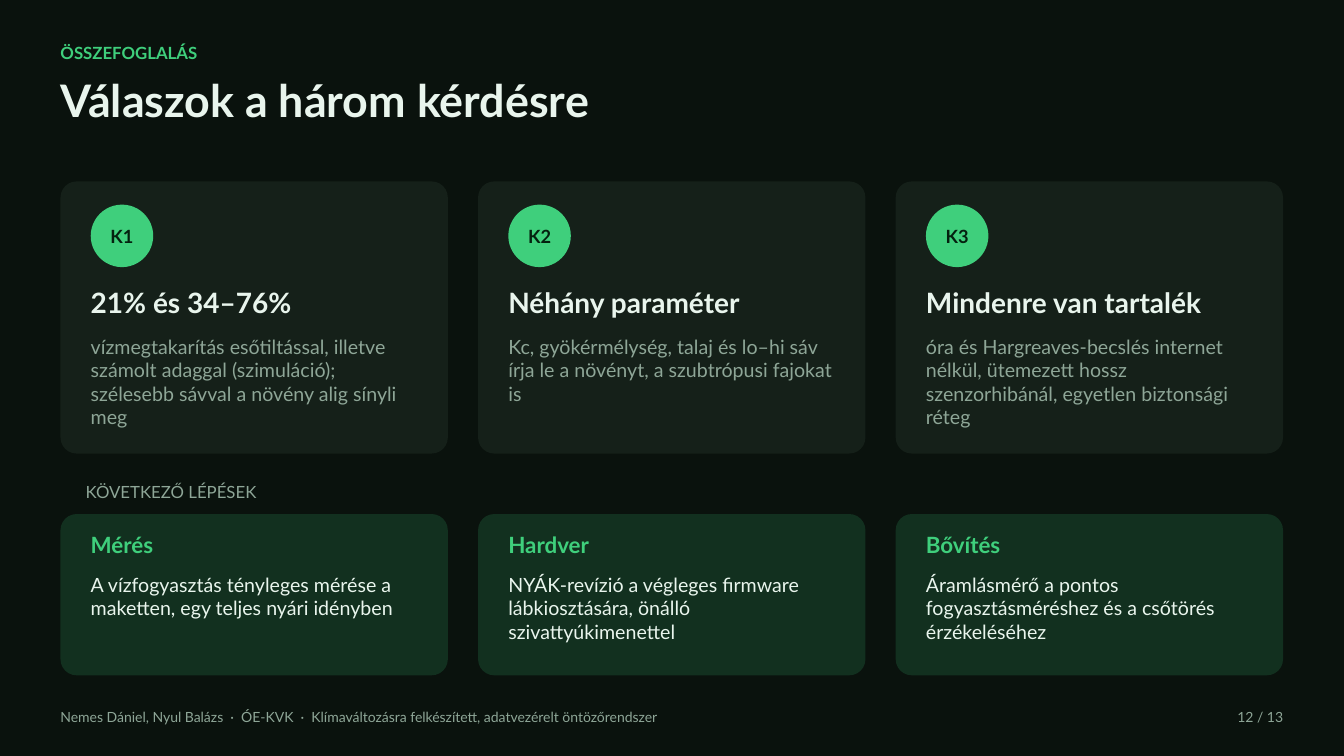
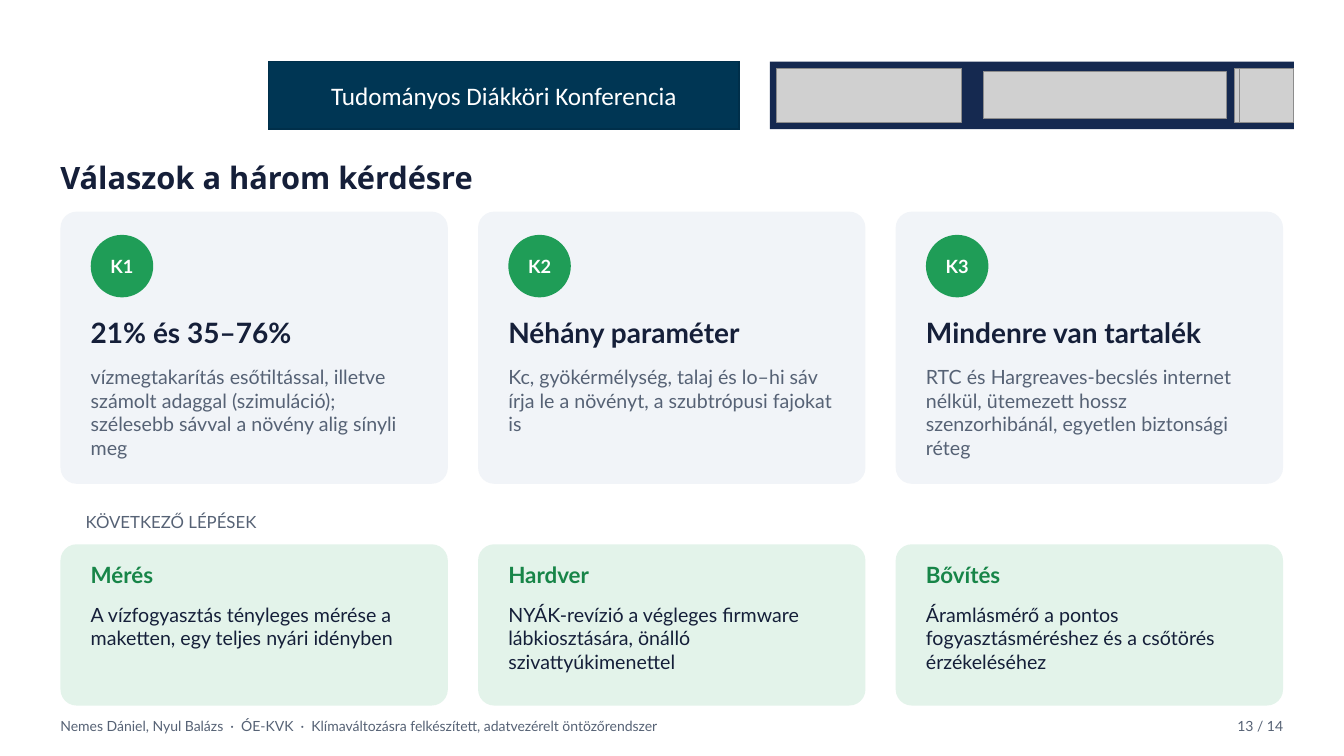
Before and after one commit to CITROMOSEPER/4-zone-irrigation-system-2026-TDK-Project, a slide deck: slide 13 of TDK_prezentacio_ND_NyB.pptx (slide 12 before the commit). Drawn at 1344x756 pixels with LibreOffice and Linux fonts; fonts in the diff are those of the drawing; grey boxes stand for pictures; background and template pictures are left out. Boxes give left, top, right and bottom in pixels: in the first picture for what was removed or moved away, otherwise in the second. Text is boxed around its words. In the diff, an @@ line names an element or a change of style, - is before the commit and + after.

```diff
--- a/TDK_prezentacio_ND_NyB.pptx
+++ b/TDK_prezentacio_ND_NyB.pptx
@@ background #0A120D to #FFFFFF at 36% opacity @@
@@ text removed at [60,45,197,59] @@
-ÖSSZEFOGLALÁS
@@ rectangle added at [269,62,740,129], fill #003654, outline #002F4A 1 pt, 18 pt, text #FFFFFF @@
+Tudományos Diákköri Konferencia
@@ rectangle added at [770,62,1295,129], fill #152950 @@
@@ picture added at [776,69,962,122] @@
@@ picture added at [983,72,1226,119] @@
@@ picture added at [1234,69,1288,122] @@
@@ picture added at [1240,69,1294,122] @@
@@ text "Válaszok a három kérdésre": place and size @@
-text "Válaszok a három kérdésre" at [60,83,589,118]
+text "Válaszok a három kérdésre" at [60,165,472,190]
@@ text "Válaszok a három kérdésre" at [60,165,472,190]: size 32 to 22 pt, font Lato to Open Sans, text colour #E9F5ED to #151F39; line spacing 1 to 0.9; more space between paragraphs; vertical alignment top to bottom @@
@@ 11 texts, 6 rounded rectangles, 3 ellipses: place and size @@
-11 texts, 6 rounded rectangles, 3 ellipses at [60,181,1284,676]
+11 texts, 6 rounded rectangles, 3 ellipses at [60,212,1284,706]
@@ fill #152019 to #F1F4F8 in 3 elements at [60,212,448,484], [478,212,865,484], [896,212,1284,484] @@
@@ text colour #04210F to #FFFFFF; fill #3FCF7C to #1F9D57 in 3 elements at [91,235,153,297], [508,235,571,297], [927,235,989,297] @@
@@ text at [91,322,291,344]: text changed; text colour #E9F5ED to #151F39 @@
-21% és 34–76%
+21% és 35–76%
@@ text at [926,369,1231,459]: text changed; text colour #8EA697 to #566275 @@
-óra és Hargreaves-becslés internet nélkül, ütemezett hossz szenzorhibánál, egyetlen biztonsági réteg
+RTC és Hargreaves-becslés internet nélkül, ütemezett hossz szenzorhibánál, egyetlen biztonsági réteg
@@ text colour #8EA697 to #566275 in 4 elements at [60,719,657,734], [91,369,396,459], [508,369,832,431], [86,514,256,528] @@
@@ fill #12301F to #E3F3EA in 3 elements at [60,544,448,706], [478,544,865,706], [896,544,1284,706] @@
@@ text colour #3FCF7C to #178548 in 3 elements at [91,566,153,583], [508,566,589,583], [926,566,1000,583] @@
@@ text colour #E9F5ED to #151F39 in 5 elements at [508,322,740,348], [926,322,1201,344], [91,607,393,649], [508,605,799,673], [926,605,1215,669] @@
@@ text "Nemes Dániel, Nyul Balázs · ...": place and size @@
-text "Nemes Dániel, Nyul Balázs · ..." at [60,710,657,725]
+text "Nemes Dániel, Nyul Balázs · ..." at [60,719,657,734]
@@ text at [1237,721,1283,731]: text changed; text colour #8EA697 to #566275 @@
-12 / 13
+13 / 14
```
Also in this commit, not shown: 12 other slides changed, 1 slide added, 3 other files.
